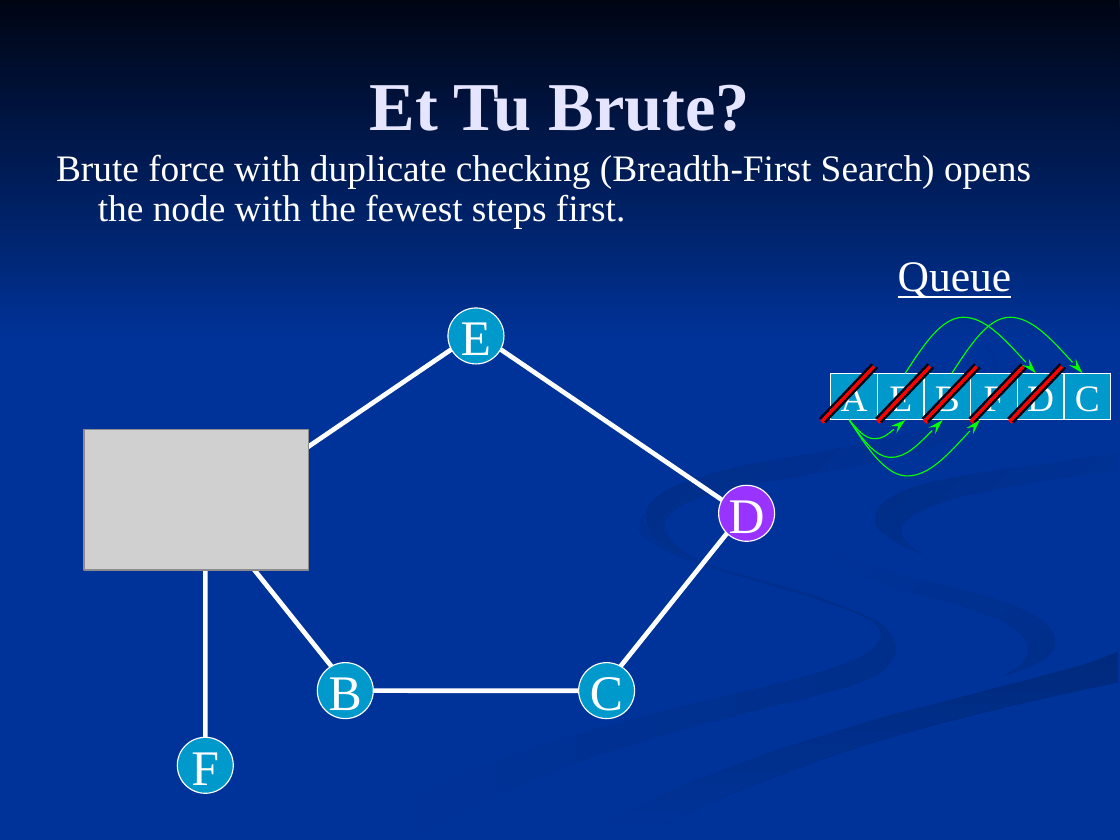
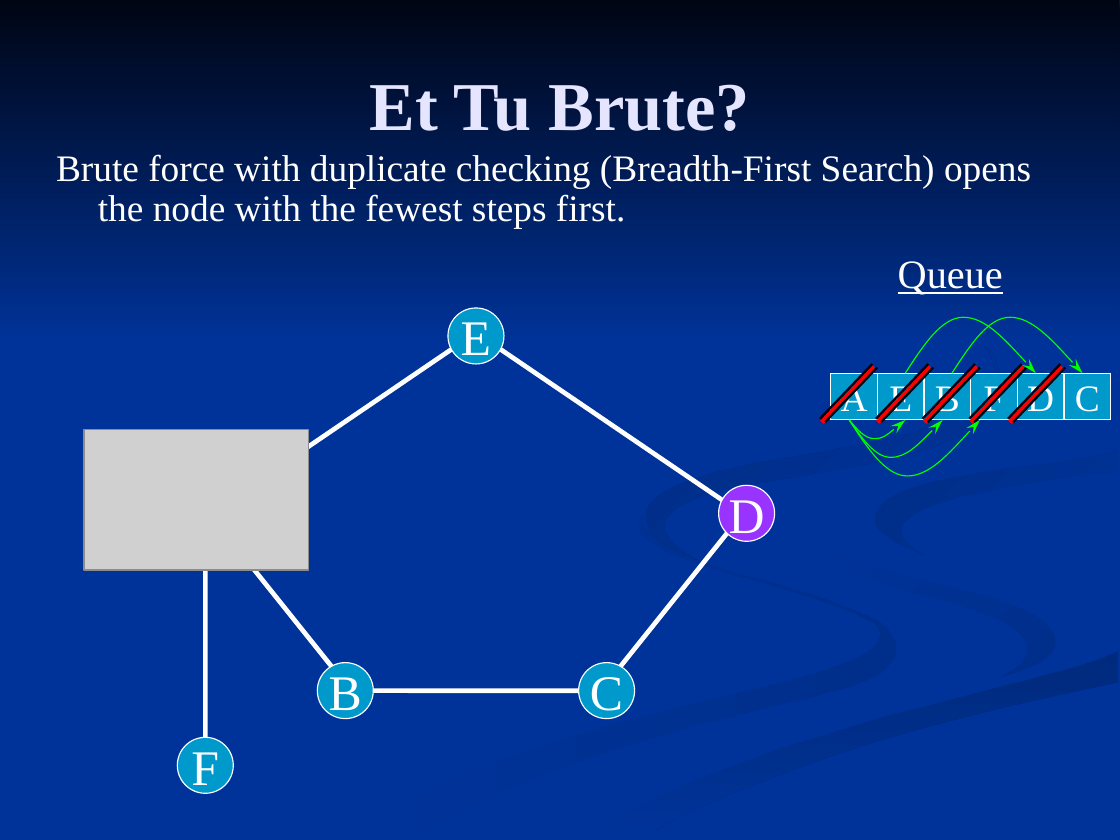
Before and after one commit to FleepyBeepy/Artificial-Intelligence, a slide deck: slide 2 of Lecture Slides/2.2 - Breadth First Search.ppt. Drawn at 1120x840 pixels with LibreOffice and Linux fonts; fonts in the diff are those of the drawing; grey boxes stand for pictures. Boxes give left, top, right and bottom in pixels: in the first picture for what was removed or moved away, otherwise in the second. Text is boxed around its words. In the diff, an @@ line names an element or a change of style, - is before the commit and + after.

```diff
--- a/Lecture Slides/2.2 - Breadth First Search.ppt
+++ b/Lecture Slides/2.2 - Breadth First Search.ppt
@@ freeform shape at box(646, 261, 1001, 560): fill gradient #003399 to #002B82 to gradient #002B82 to #003399 @@
@@ text "Queue" at box(898, 261, 1003, 295): size 28 to 25.9 pt @@
```
Also in this commit, not shown: 8 other slides changed, 41 other files.
